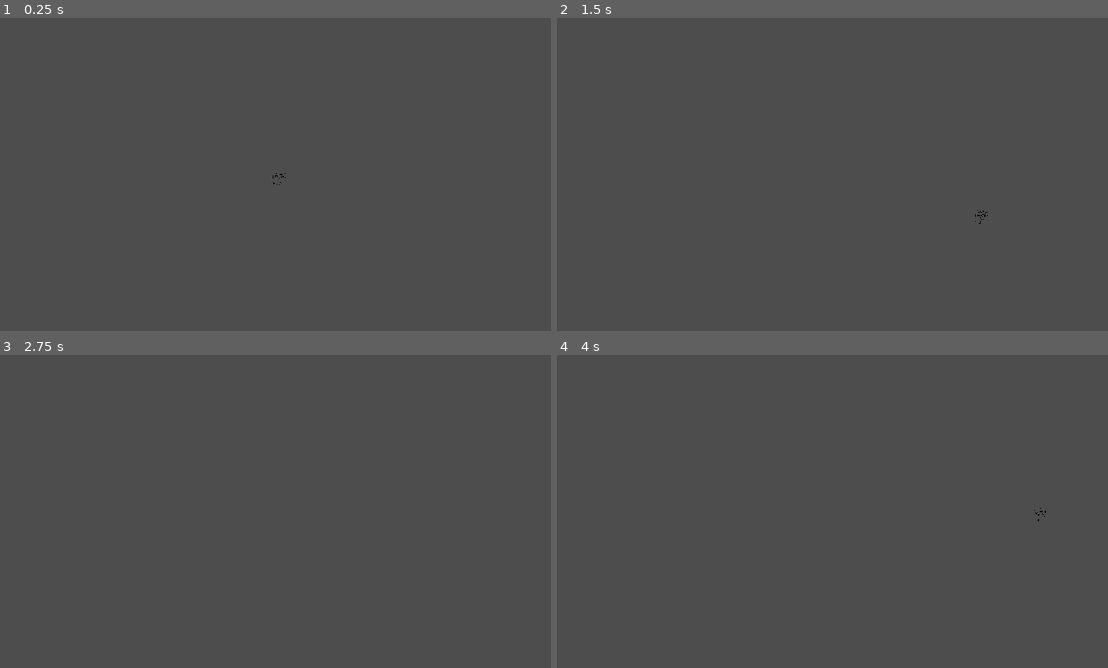
Above: before the commit, frames 1-4 (two rows, left to right).
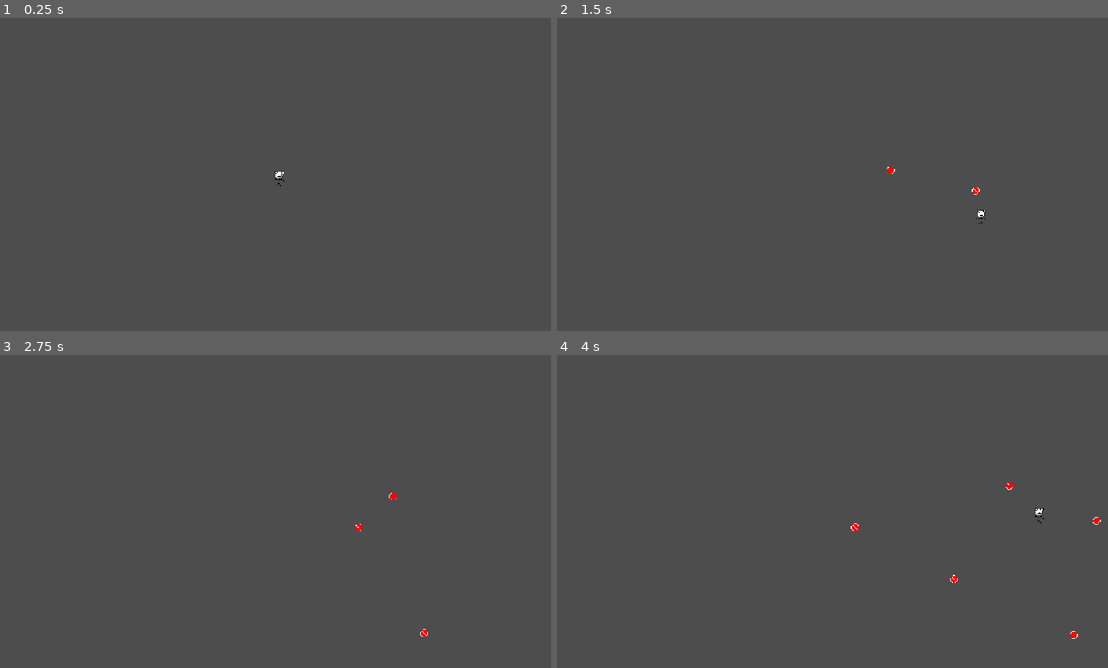
Above: after the commit, the same moments.

Repository: teganmy/wizard-cat-cat-wizard
Game: Godot game, scene res://main.tscn
Same seed, same stepped clock (60 frames per second), same inputs: the game is played once before the commit and once after it.
Inputs (mouse positions are in pixels of both pictures, inside the frame that each line leads up to):
- Up to frame 1 (0.25 s): no input
- Up to frame 2 (1.5 s): tap Enter at 0.5 s; move the mouse to (953, 158) at 0.52 s; hold Right (player_right) 0.53-1.28 s; tap Space (fire, bound only after the commit) at 0.6, 1.35 s; move the mouse to (716, 190) at 1.27 s; hold Down (player_down) from 1.28 s (still down)
- Up to frame 3 (2.75 s): move the mouse to (330, 442) at 2.02 s; release Down (player_down) at 2.03 s; hold Right (player_right) from 2.03 s (still down); tap Space (fire, bound only after the commit) at 2.1 s
- Up to frame 4 (4 s): move the mouse to (799, 574) at 2.77 s; release Right (player_right) at 2.78 s; hold W (player_up) 2.78-3.53 s; tap Space (fire, bound only after the commit) at 2.85, 3.6 s; move the mouse to (997, 558) at 3.52 s; hold Left (player_left) from 3.53 s (still down)

The runs differ from the first frame. In frame 1, less than 0.1% of the frame differs, in the area x 49-52%, y 48-54%; in frame 2, less than 0.1%; in frame 3, less than 0.1%; in frame 4, 0.2%, in the area x 53-99%, y 40-91%.

Commit message:
Added bullet placeholder and updated player placeholder sprite

Diff:
--- /dev/null
+++ b/wizard-cat-game/bullet.gd
@@ -0,0 +1,10 @@
+extends Area2D
+
+var dir: Vector2 = Vector2.ZERO
+var speed: float = 100.0
+
+func _physics_process(delta: float) -> void:
+	translate(speed * dir * delta)
+
+func _on_area_entered(_area: Area2D) -> void:
+	dir = -dir
--- /dev/null
+++ b/wizard-cat-game/bullet.tscn
@@ -0,0 +1,20 @@
+[gd_scene format=3 uid="uid://bs3t3mggvtbl0"]
+
+[ext_resource type="Script" uid="uid://b66gv0mpjjcm8" path="res://bullet.gd" id="1_v7oki"]
+[ext_resource type="Texture2D" uid="uid://1x47pqeyrbca" path="res://assets/bullet_default.png" id="2_v8qja"]
+
+[sub_resource type="CircleShape2D" id="CircleShape2D_gpvk7"]
+radius = 5.0
+
+[node name="Bullet" type="Area2D" unique_id=1626948003]
+collision_layer = 32
+script = ExtResource("1_v7oki")
+
+[node name="CollisionShape2D" type="CollisionShape2D" parent="." unique_id=1135556741]
+shape = SubResource("CircleShape2D_gpvk7")
+
+[node name="Sprite2D" type="Sprite2D" parent="." unique_id=1065586817]
+texture_filter = 1
+texture = ExtResource("2_v8qja")
+
+[connection signal="area_entered" from="." to="." method="_on_area_entered"]
--- a/wizard-cat-game/main.tscn
+++ b/wizard-cat-game/main.tscn
@@ -1,8 +1,18 @@
 [gd_scene format=3 uid="uid://be1g2jqyou40i"]
 
 [ext_resource type="PackedScene" uid="uid://6t34451gxrtm" path="res://player.tscn" id="1_ig7tw"]
+
+[sub_resource type="RectangleShape2D" id="RectangleShape2D_gpvk7"]
+size = Vector2(20, 662)
 
 [node name="Main" type="Node2D" unique_id=1893129849]
 
 [node name="Player" parent="." unique_id=705305627 instance=ExtResource("1_ig7tw")]
 position = Vector2(590, 331)
+
+[node name="Area2D" type="Area2D" parent="." unique_id=786829610]
+collision_mask = 0
+
+[node name="CollisionShape2D" type="CollisionShape2D" parent="Area2D" unique_id=1142604859]
+position = Vector2(0, 321)
+shape = SubResource("RectangleShape2D_gpvk7")
--- a/wizard-cat-game/player.gd
+++ b/wizard-cat-game/player.gd
@@ -5,6 +5,11 @@
 func _physics_process(_delta: float) -> void:
 	var dir := Input.get_vector("player_left", "player_right", "player_up", "player_down")
 	velocity = speed * dir
+	if Input.is_action_just_pressed("fire"):
+		var bullet = load("res://bullet.tscn").instantiate()
+		bullet.dir =  global_position.direction_to(get_global_mouse_position())
+		bullet.position = global_position
+		get_parent().add_child(bullet)
 	move_and_slide()
 
 
--- a/wizard-cat-game/player.tscn
+++ b/wizard-cat-game/player.tscn
@@ -18,7 +18,6 @@
 
 [node name="Sprite2D" type="Sprite2D" parent="." unique_id=1903219605]
 texture_filter = 1
-scale = Vector2(0.5, 0.5)
 texture = ExtResource("1_4flbx")
 
 [node name="CollisionShape2D" type="CollisionShape2D" parent="." unique_id=1265038457]
--- a/wizard-cat-game/project.godot
+++ b/wizard-cat-game/project.godot
@@ -46,6 +46,11 @@
 , Object(InputEventKey,"resource_local_to_scene":false,"resource_name":"","device":-1,"window_id":0,"alt_pressed":false …(183 unchanged characters)…
 ]
 }
+fire={
+"deadzone": 0.2,
+"events": [Object(InputEventKey,"resource_local_to_scene":false,"resource_name":"","device":-1,"window_id":0,"alt_pressed":false,"shift_pressed":false,"ctrl_pressed":false,"meta_pressed":false,"pressed":false,"keycode":0,"physical_keycode":32,"key_label":0,"unicode":32,"location":0,"echo":false,"script":null)
+]
+}
 
 [layer_names]
 
Binary file added: wizard-cat-game/assets/bullet_default.png
Not shown, added: wizard-cat-game/assets/bullet_default.png.import
Binary file changed: wizard-cat-game/assets/cat.png
Not shown, added: wizard-cat-game/bullet.gd.uid
